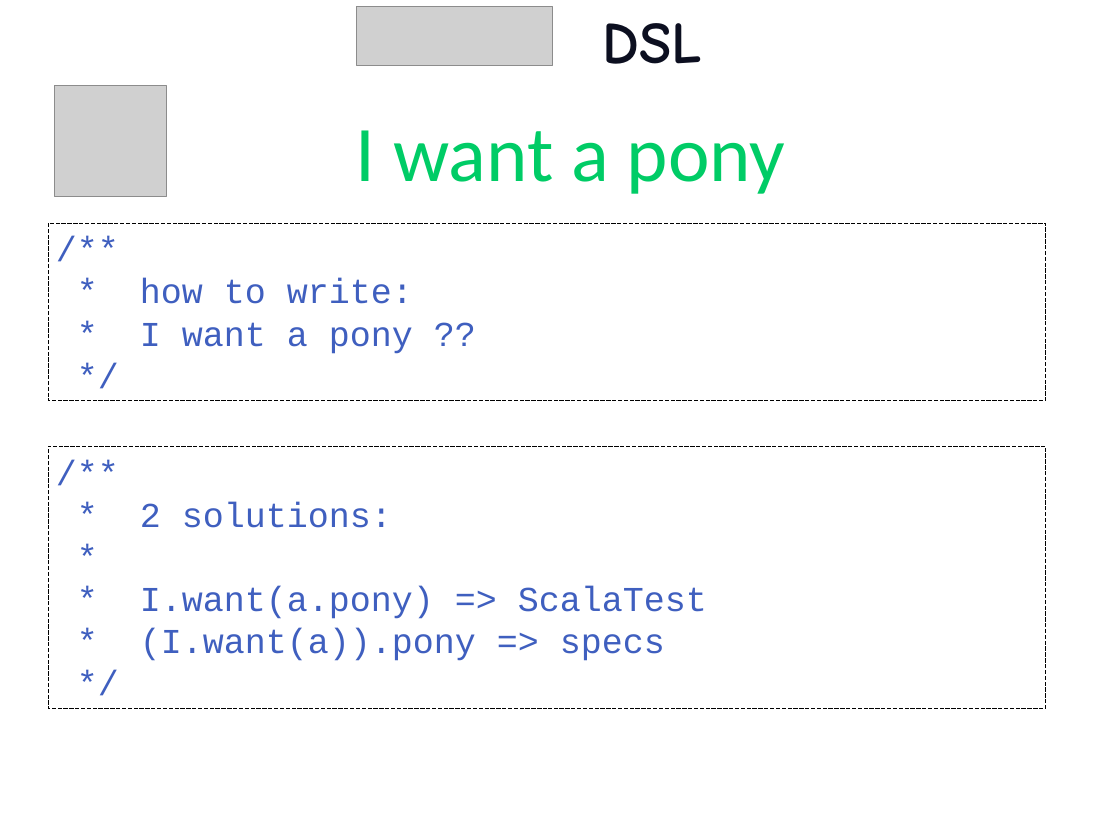
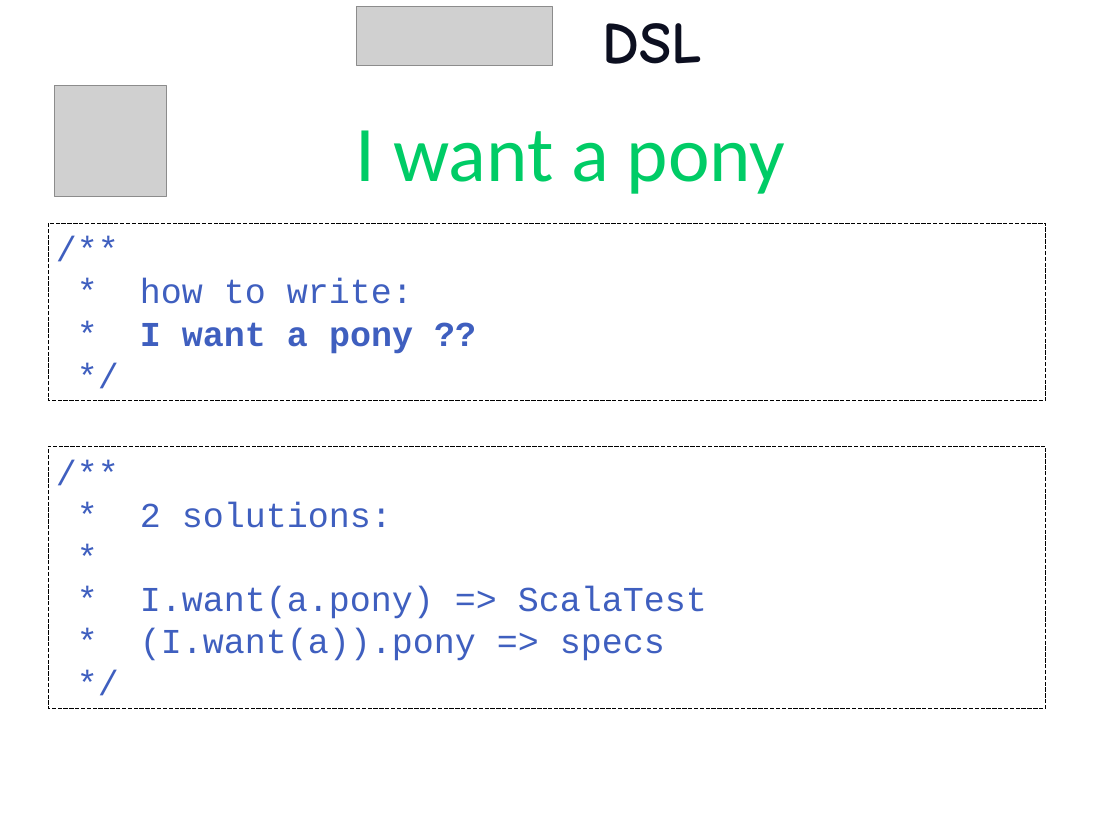
Before and after one commit to etorreborre/oscon-2010, a slide deck: slide 39 of src/main/resources/oscon_2010_specs.pptx. Drawn at 1120x840 pixels with LibreOffice and Linux fonts; fonts in the diff are those of the drawing; grey boxes stand for pictures; background and template pictures are left out. Boxes give left, top, right and bottom in pixels: in the first picture for what was removed or moved away, otherwise in the second. Text is boxed around its words. In the diff, an @@ line names an element or a change of style, - is before the commit and + after.

```diff
--- a/src/main/resources/oscon_2010_specs.pptx
+++ b/src/main/resources/oscon_2010_specs.pptx
@@ text in rectangle at (x1=140, y1=322, x2=413, y2=354): bold on in "I want a pony ??" @@
```
Also in this commit, not shown: 1 other slide changed.
